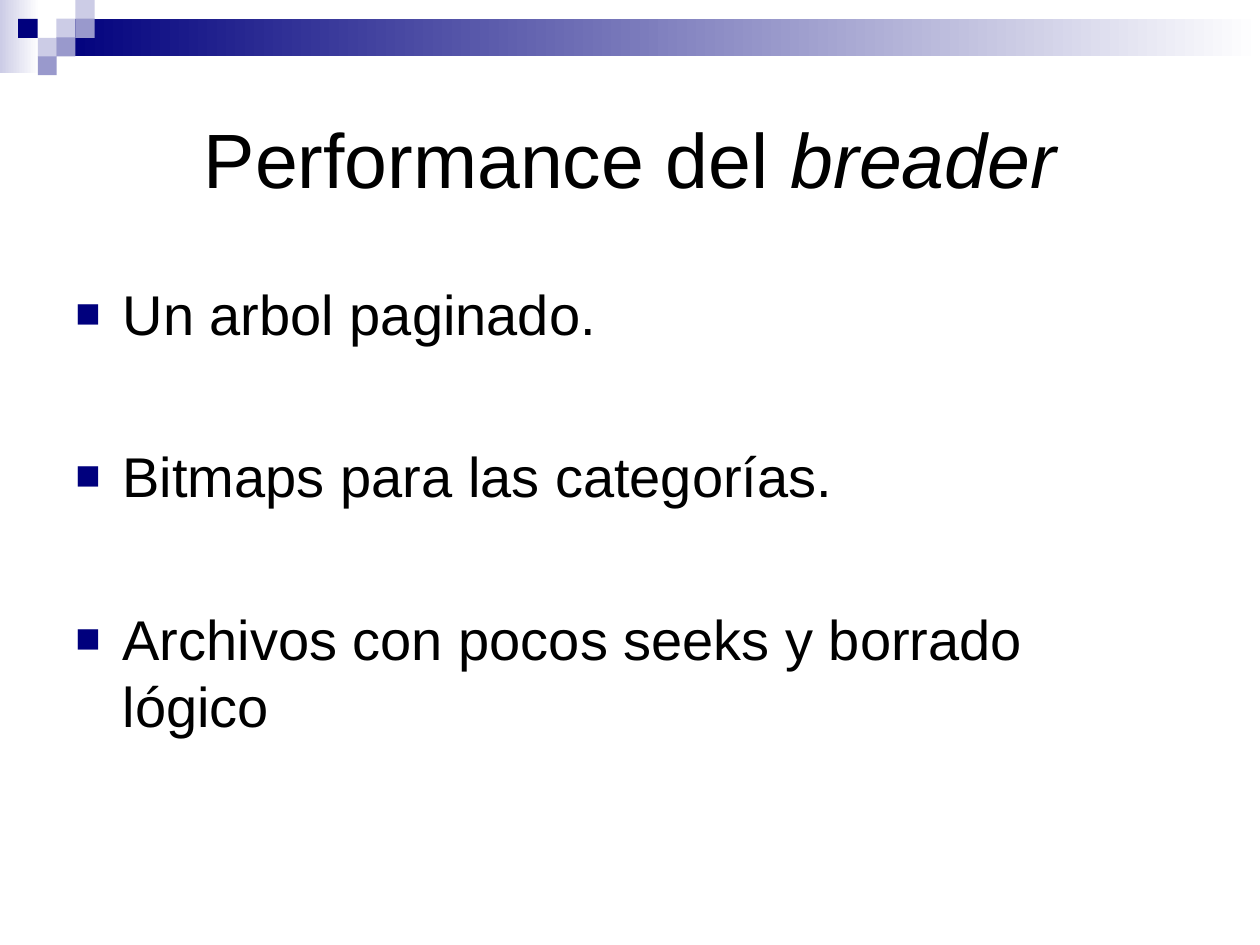
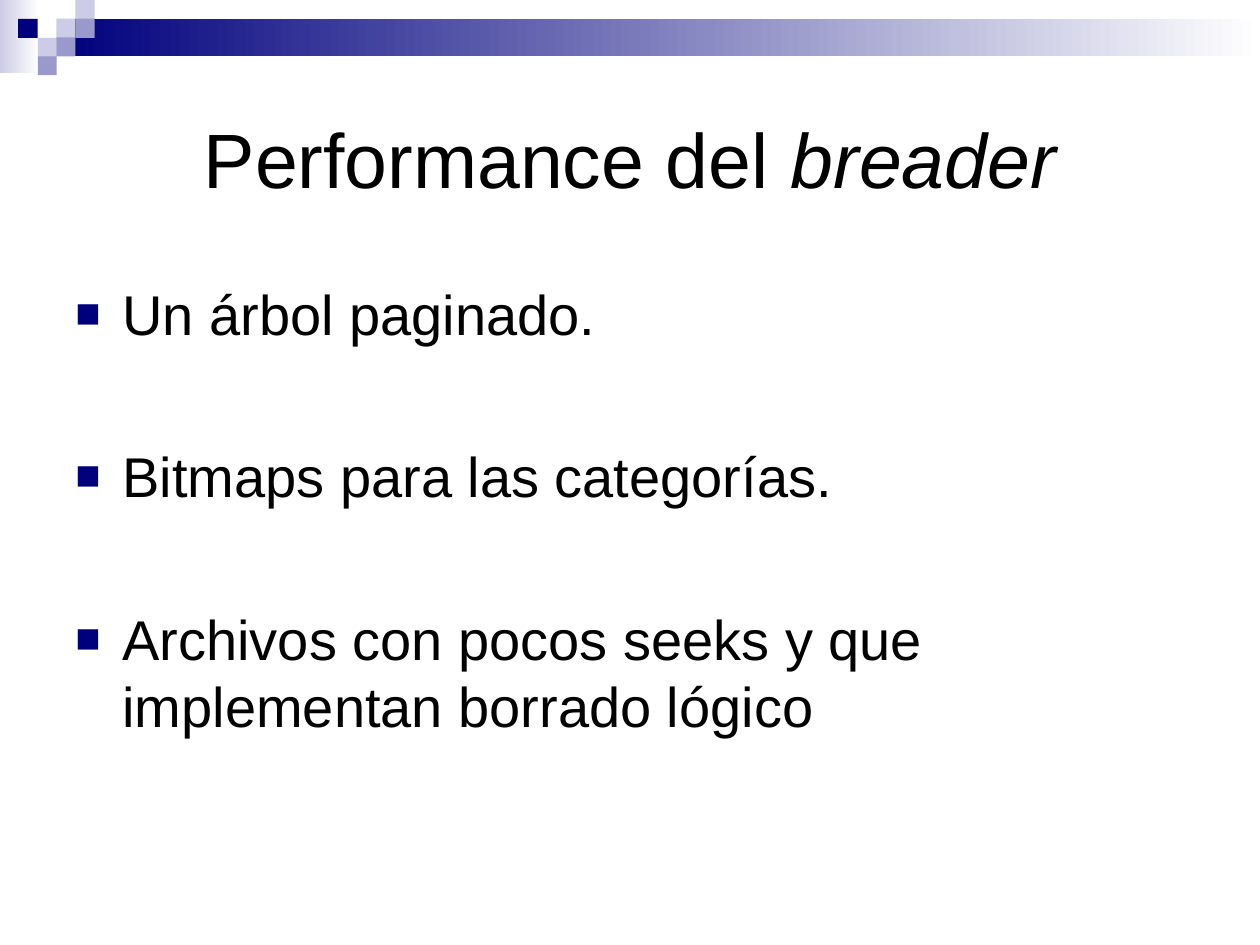
Before and after one commit to pablorusso/breader, a slide deck: slide 6 of disenio/New-Presentation.ppt. Drawn at 1260x945 pixels with LibreOffice and Linux fonts; fonts in the diff are those of the drawing. Boxes give left, top, right and bottom in pixels: in the first picture for what was removed or moved away, otherwise in the second. Text is boxed around its words. In the diff, an @@ line names an element or a change of style, - is before the commit and + after.

```diff
--- a/disenio/New-Presentation.ppt
+++ b/disenio/New-Presentation.ppt
@@ text at (122, 293, 596, 346): text changed @@
-■ Un arbol paginado.
+■ Un árbol paginado.
@@ text at (122, 619, 922, 738): text changed @@
-■ Archivos con pocos seeks y borrado lógico
+■ Archivos con pocos seeks y que implementan borrado lógico
```
Also in this commit, not shown: 6 other slides changed.
